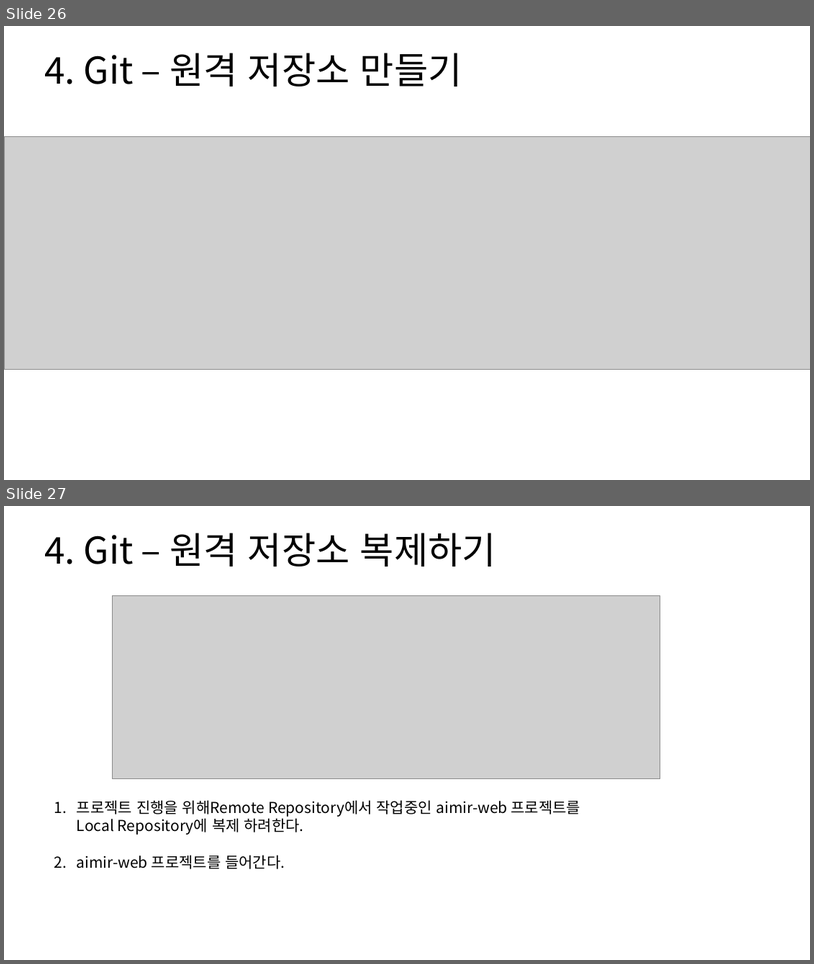
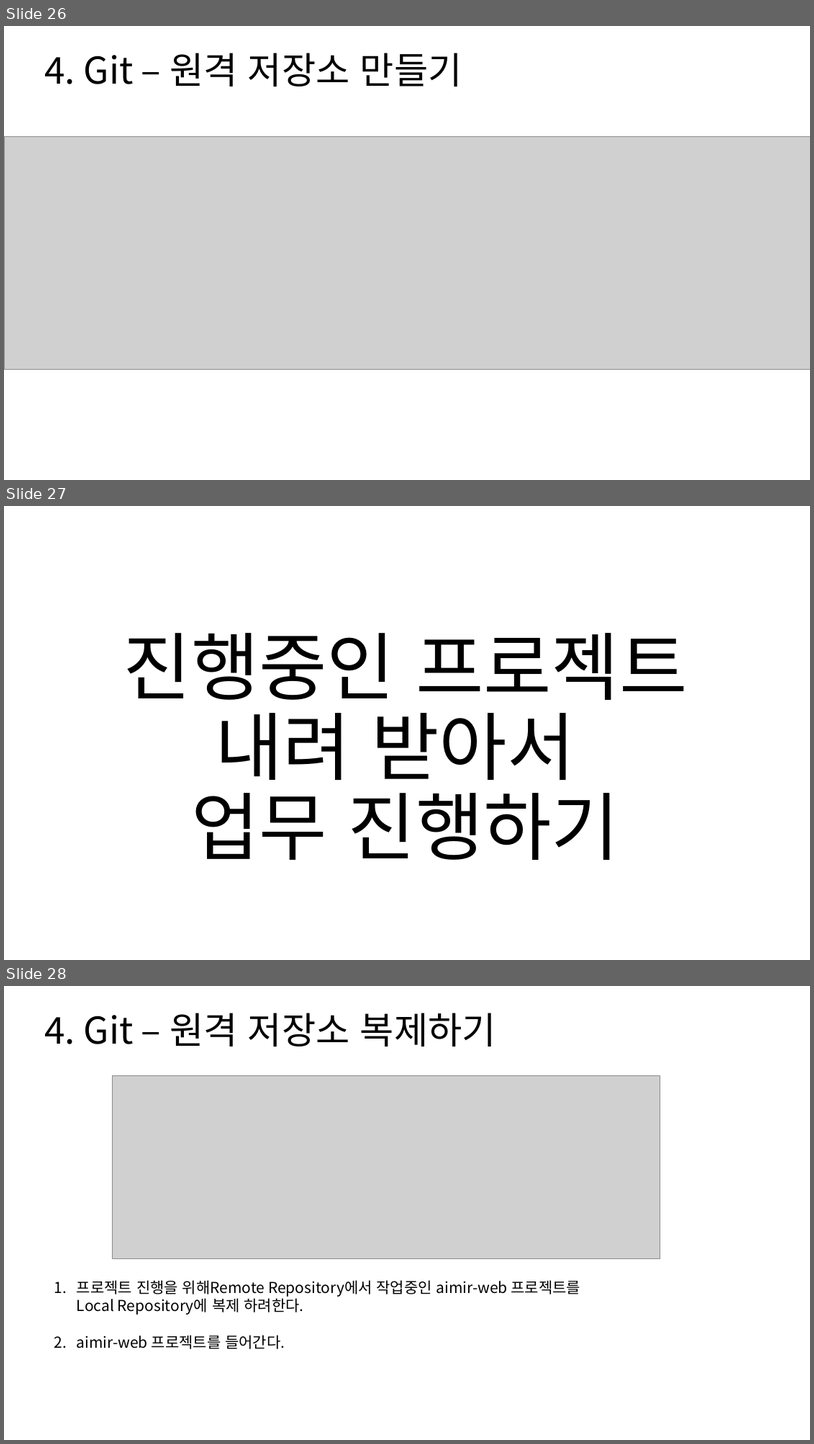
Before and after one commit to SungIn-Shin/git_powerpoint, a slide deck: git_from_the_hell.pptx. Shown one above the other, each under a label of ours: slides 26 and 27 before the commit, slides 26, 27 and 28 after it. The pictures are 814x964 and 814x1444 pixels, drawn with LibreOffice and Linux fonts; fonts in the diff are those of the drawing; grey boxes stand for pictures. Boxes give left, top, right and bottom in pixels: in the first picture for what was removed or moved away, otherwise in the second. Text is boxed around its words. In the diff, an @@ line names an element or a change of style, - is before the commit and + after.

```diff
--- a/git_from_the_hell.pptx
+++ b/git_from_the_hell.pptx
@@ slide 27 added at (x1=4, y1=506, x2=810, y2=960), background #FFFFFF @@
@@ title added at (x1=124, y1=633, x2=688, y2=860), 88 pt, text #000000 @@
+진행중인 프로젝트 내려 받아서
+업무 진행하기
@@ what was slide 27 is now slide 28 @@
```
Also in this commit, not shown: 1 slide changed, 12 other slides added, 2 slides removed.
